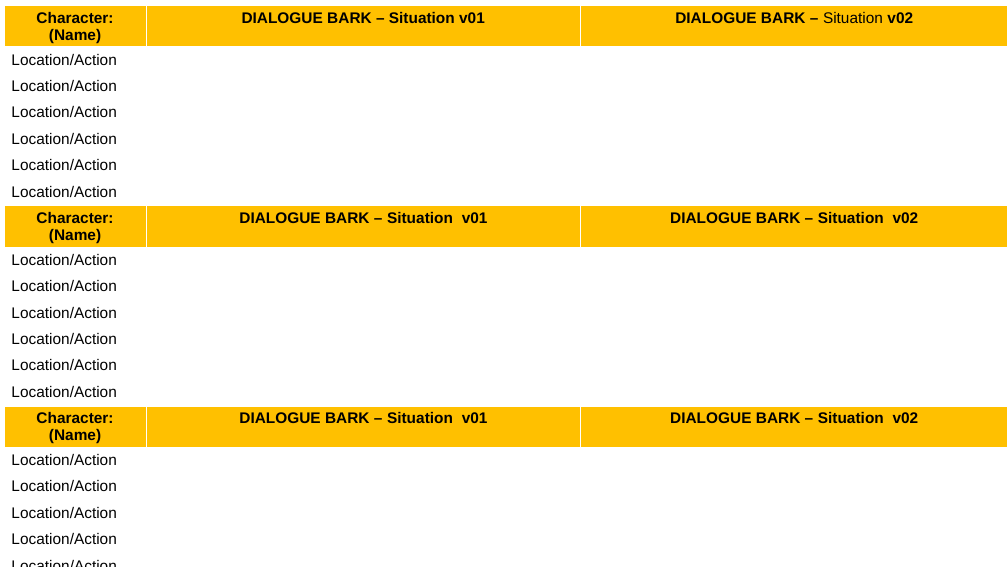
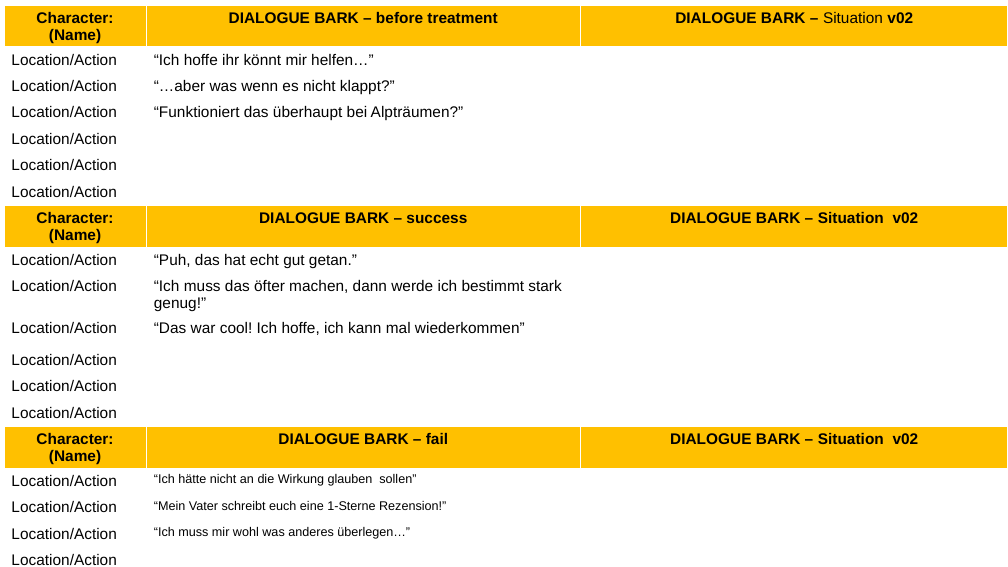
Before and after one commit to E1kari/Game-Jaaaam, a slide deck: slide 5 of Design Stuff/Narrativ/Kunden/1.1 MilaHaas.pptx (slide 7 before the commit). Drawn at 1008x567 pixels with LibreOffice and Linux fonts; fonts in the diff are those of the drawing. Boxes give left, top, right and bottom in pixels: in the first picture for what was removed or moved away, otherwise in the second. Text is boxed around its words. In the diff, an @@ line names an element or a change of style, - is before the commit and + after.

```diff
--- a/Design Stuff/Narrativ/Kunden/1.1 MilaHaas.pptx
+++ b/Design Stuff/Narrativ/Kunden/1.1 MilaHaas.pptx
@@ table at [4,6,1008,567] @@
-row 1: Character: (Name) | DIALOGUE BARK – Situation v01 | DIALOGUE BARK – Situation v02
+row 1: Character: (Name) | DIALOGUE BARK – before treatment | DIALOGUE BARK – Situation v02
+row 2: Location/Action | “Ich hoffe ihr könnt mir helfen…” | 
+row 3: Location/Action | “…aber was wenn es nicht klappt?” | 
+row 4: Location/Action | “Funktioniert das überhaupt bei Alpträumen?” | 
+row 8: Character: (Name) | DIALOGUE BARK – success | DIALOGUE BARK – Situation v02
+row 9: Location/Action | “Puh, das hat echt gut getan.” | 
+row 10: Location/Action | “Ich muss das öfter machen, dann werde ich bestimmt stark genug!” | 
+row 11: Location/Action | “Das war cool! Ich hoffe, ich kann mal wiederkommen” | 
-row 8: Character: (Name) | DIALOGUE BARK – Situation v01 | DIALOGUE BARK – Situation v02
+row 15: Character: (Name) | DIALOGUE BARK – fail | DIALOGUE BARK – Situation v02
+row 16: Location/Action | “Ich hätte nicht an die Wirkung glauben sollen” | 
+row 17: Location/Action | “Mein Vater schreibt euch eine 1-Sterne Rezension!” | 
+row 18: Location/Action | “Ich muss mir wohl was anderes überlegen…” | 
-row 12: Location/Action |  | 
-row 13: Location/Action |  | 
-row 14: Location/Action |  | 
-row 15: Character: (Name) | DIALOGUE BARK – Situation v01 | DIALOGUE BARK – Situation v02
-row 16: Location/Action |  | 
-row 17: Location/Action |  | 
-row 18: Location/Action |  | 
-row 19: Location/Action |  | 
-row 20: Location/Action |  | 
-row 21: Location/Action |  | 
```
Also in this commit, not shown: 3 other slides changed, 3 slides removed, 2 other files.
